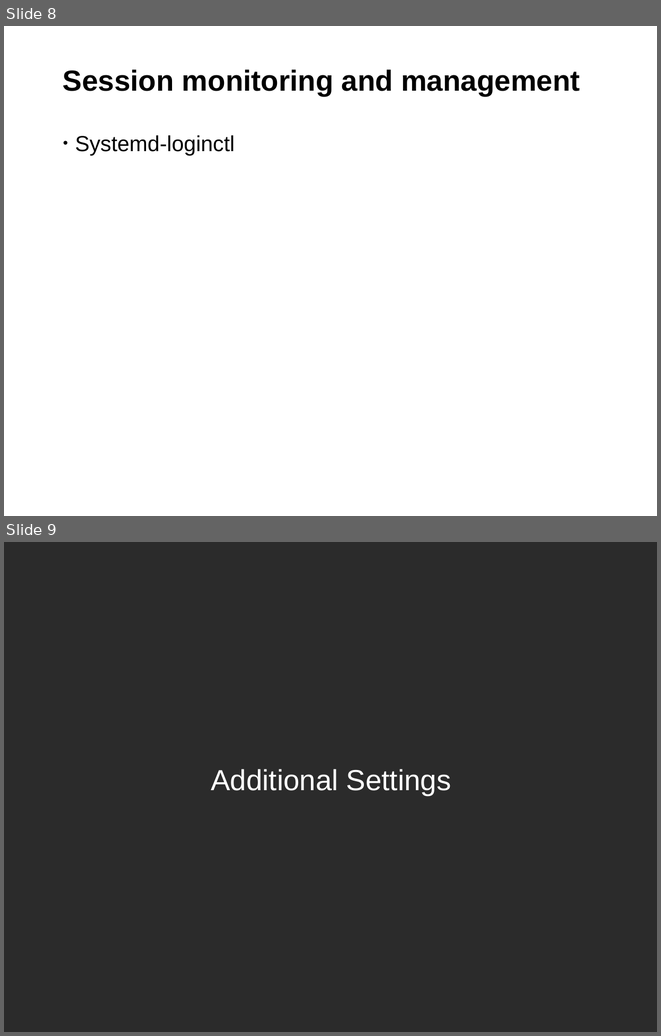
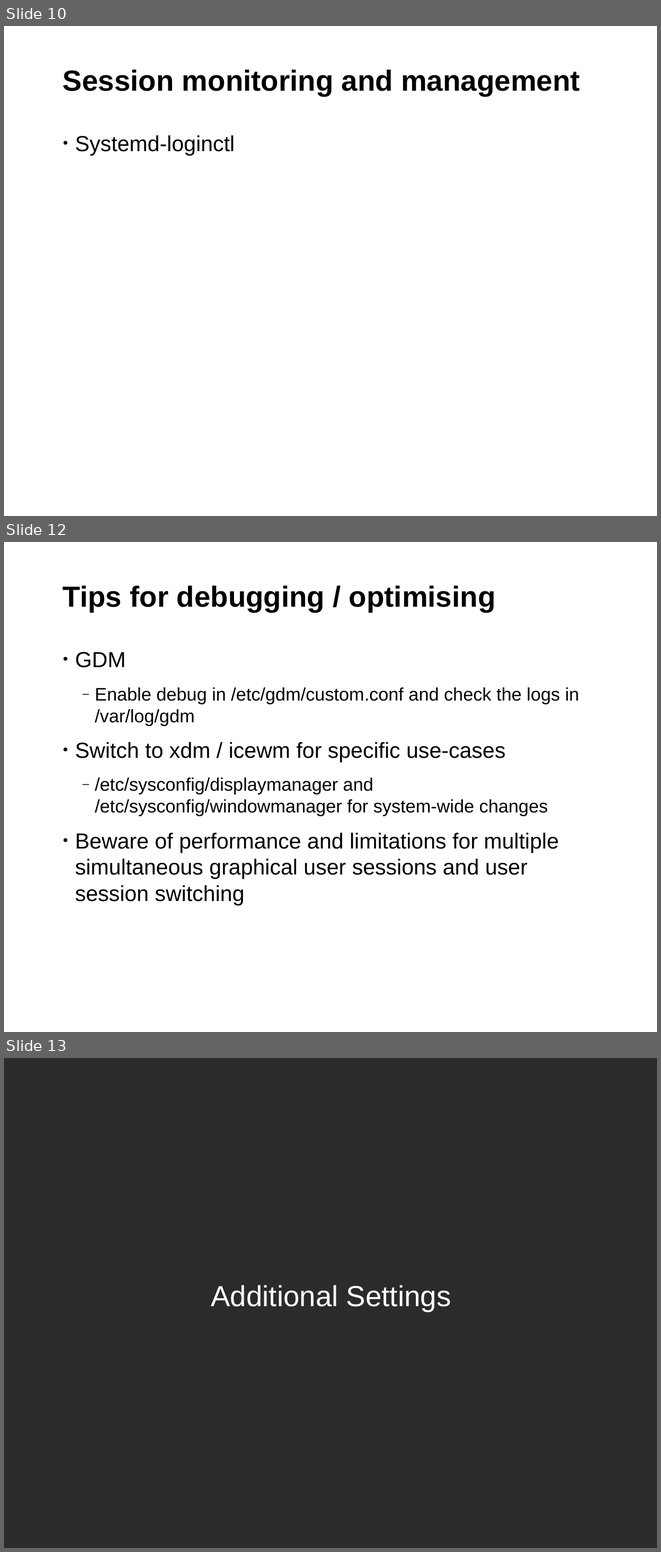
Before and after one commit to sreeves/presentation, a slide deck: SUSECON_2015_RemoteDesktop.odp. Shown one above the other, each under a label of ours: slides 8 and 9 before the commit, slides 10, 12 and 13 after it; the slides between them are not shown. The pictures are 661x1036 and 661x1552 pixels, drawn with LibreOffice and Linux fonts; fonts in the diff are those of the drawing; background and template pictures are left out; a plain dark background stands for a picture behind light text. Boxes give left, top, right and bottom in pixels: in the first picture for what was removed or moved away, otherwise in the second. Text is boxed around its words. In the diff, an @@ line names an element or a change of style, - is before the commit and + after.

```diff
--- a/SUSECON_2015_RemoteDesktop.odp
+++ b/SUSECON_2015_RemoteDesktop.odp
@@ slide 12 added at box(4, 542, 657, 1032), background #FFFFFF; not listed: 1 template element that a slide beside it also shows @@
@@ title added at box(63, 585, 496, 612), 32 pt, text #000000, bold @@
+Tips for debugging / optimising
@@ text added at box(75, 652, 580, 905), 20 pt, text #000000 @@
+• GDM
+  ‒ Enable debug in /etc/gdm/custom.conf and check the logs in /var/log/gdm
+• Switch to xdm / icewm for specific use-cases
+  ‒ /etc/sysconfig/displaymanager and /etc/sysconfig/windowmanager for system-wide changes
+• Beware of performance and limitations for multiple simultaneous graphical user sessions and user session switching
@@ what was slide 8 is now slide 10 @@
@@ what was slide 9 is now slide 13 @@
```
Also in this commit, not shown: 4 slides changed, 10 other slides added, 3 slides removed, 1 other file.
